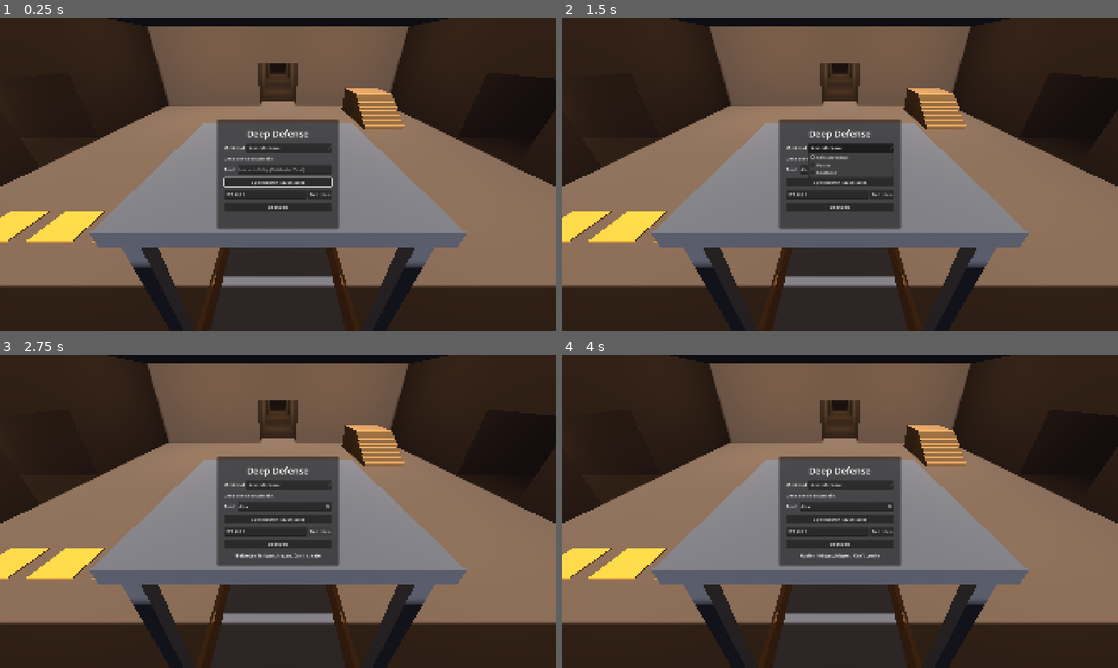
Above: before the commit, frames 1-4 (two rows, left to right).
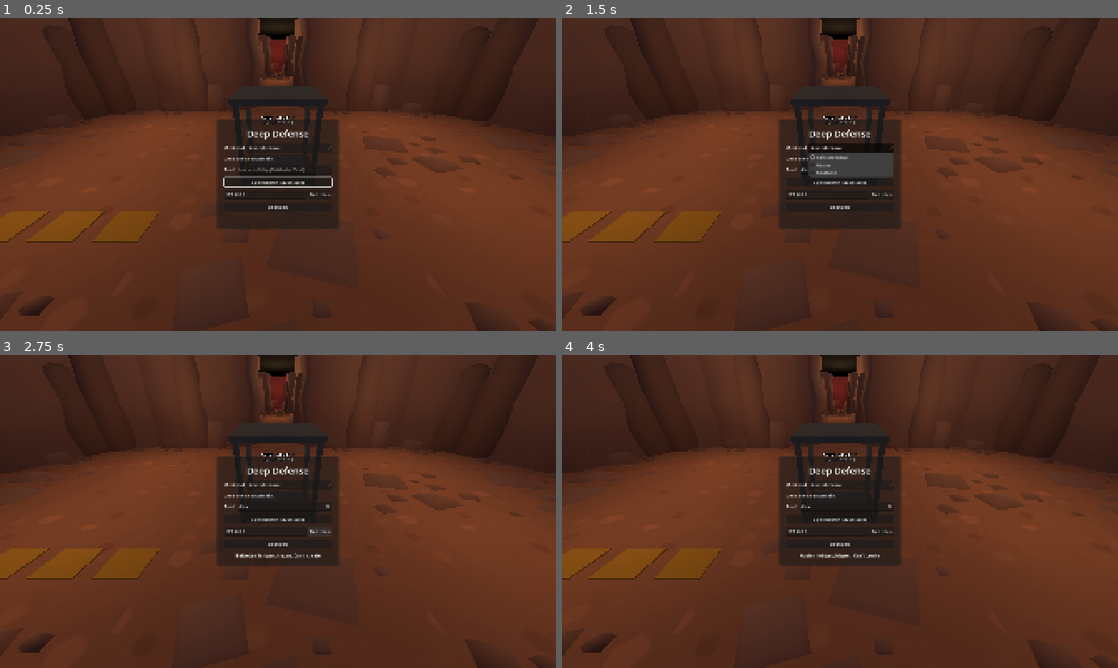
Above: after the commit, the same moments.

Repository: toxs1ck/deep-defense
Game: Godot game, scene res://scenes/Main.tscn
Two runs of this game, one before a commit and one after it. Both use one fixed random seed, a clock stepped at 60 frames per second and the inputs below.
Inputs (mouse positions are in pixels of both pictures, inside the frame that each line leads up to):
- Up to frame 1 (0.25 s): no input
- Up to frame 2 (1.5 s): click (845, 168) at 0.52 s; type "Alex" at 0.6 s; click "Kein Merkmal" at 1.25 s
- Up to frame 3 (2.75 s): click "Beitreten" at 2 s
- Up to frame 4 (4 s): click "Spiel hosten (auch solo)" at 2.75 s; move the mouse to (962, 495) at 3.52 s; hold R (build_rotate_right) from 3.53 s (still down); hold F (ready) from 3.53 s (still down); click (962, 495) at 3.67 s

The runs differ from the first frame. In frame 1, 83% of the frame differs, in the area x 0-100%, y 0-100%; in frame 2, 82%; in frame 3, 83%; in frame 4, 83%.

Commit message:
Höhlenmodule aus Kenneys Cave Kit und Kenney-Mine als Spielkarte
CaveModule erzeugt beim Laden die Kollision aus den Kit-Meshes und listet die
Ausgänge (Marker unter Exits, -Z zeigt hinaus) für den späteren Generator.
Module in doppelter Kit-Größe (Raster 8 m): ElevatorHall mit Aufzug und Shop,
OreRoom, OreRoomVariation, Corridor, CorridorCorner, CorridorJunction,
CorridorCross, OreNiche und EnemyNest. KenneyMine setzt sie von Hand zur
Testkarte zusammen (drei Äste, 23 Erzstellen, drei Eingänge) und ersetzt die
CSG-Testmine in Main. Eingangsnamen kommen bei Nestern vom Modul. Verirrte
.mtl-Datei aus data/enemies entfernt.

Co-Authored-By: Claude Opus 5.5 <noreply@anthropic.com>
Claude-Session: https://claude.ai/code/session_01GAyhZRLbDQ8opLecsSdQ6t

Diff:
--- a/scenes/Main.gd
+++ b/scenes/Main.gd
@@ -24,7 +24,8 @@
 @onready var _shop_manager: ShopManager = $ShopManager
 @onready var _ore_spawner: OreSpawner = $OreSpawner
 @onready var _deposits: Node3D = $Deposits
-@onready var _reroll_station: InteractableComponent = $World/ShopTerminal/InteractableComponent
+## Die Würfel-Station steckt je nach Karte in einem Modul (z. B. ElevatorHall), daher per Name gesucht.
+@onready var _reroll_station: InteractableComponent = $World.find_child("ShopTerminal", true, false).get_node(^"InteractableComponent") as InteractableComponent
 @onready var _navigation: NavigationBaker = $World/NavigationRegion3D
 @onready var _network_status: Label = $UI/NetworkStatus
 
--- a/scenes/Main.tscn
+++ b/scenes/Main.tscn
@@ -1,7 +1,7 @@
 [gd_scene load_steps=12 format=3]
 
 [ext_resource type="Script" path="res://scenes/Main.gd" id="1_main"]
-[ext_resource type="PackedScene" path="res://scenes/world/TestMine.tscn" id="2_room"]
+[ext_resource type="PackedScene" path="res://scenes/world/cave/KenneyMine.tscn" id="2_room"]
 [ext_resource type="PackedScene" path="res://scenes/ui/MainMenu.tscn" id="3_menu"]
 [ext_resource type="PackedScene" path="res://scenes/ui/HUD.tscn" id="4_hud"]
 [ext_resource type="PackedScene" path="res://scenes/ui/PauseMenu.tscn" id="5_pause"]
--- a/scenes/world/WaveSpawner.gd
+++ b/scenes/world/WaveSpawner.gd
@@ -21,6 +21,8 @@
 const SPAWN_GROUP: StringName = &"enemy_spawns"
 ## Namenspräfix der Eingangs-Marker; der Rest des Namens erscheint in der Vorschau (z. B. „EnemySpawnWest“ → „West“).
 const SPAWN_NAME_PREFIX: String = "EnemySpawn"
+## Heißt der Marker nur „EnemySpawn“ (wie im Höhlenmodul EnemyNest), kommt der Name vom Modul („NestWest“ → „West“).
+const NEST_NAME_PREFIX: String = "Nest"
 ## Zufälliger Versatz um den Eingang, damit Gegner nicht exakt aufeinander erscheinen.
 const SPAWN_JITTER: float = 1.0
 
@@ -113,11 +115,18 @@
 		enemy_names.append(enemy_data.display_name)
 	var entrance_names := PackedStringArray()
 	for point in _entrances:
-		entrance_names.append(String(point.name).trim_prefix(SPAWN_NAME_PREFIX))
+		entrance_names.append(_entrance_name(point))
 	_show_preview.rpc(enemy_names, entrance_names)
 
 
 @rpc("authority", "call_local", "reliable")
+func _entrance_name(point: Node3D) -> String:
+	var label := String(point.name).trim_prefix(SPAWN_NAME_PREFIX)
+	if label.is_empty() and point.get_parent() != null:
+		label = String(point.get_parent().name).trim_prefix(NEST_NAME_PREFIX)
+	return label
+
+
 func _show_preview(enemy_names: PackedStringArray, entrance_names: PackedStringArray) -> void:
 	preview_changed.emit(enemy_names, entrance_names)
 
--- /dev/null
+++ b/scenes/world/cave/CaveModule.gd
@@ -0,0 +1,65 @@
+class_name CaveModule
+extends Node3D
+## Baustein der Mine aus Kenneys Cave Kit (assets/kenney-cave-kit, CC0). Unter „Kit“ liegen die Modelle, doppelt so
+## groß wie im Kit: Ein Rasterfeld ist dort 4 m, hier 8 m, damit Gänge zu Spielfigur und Gegnern passen.
+## Dazu kommen Marker wie Erzstellen (ore_spawn_points), Gegner-Eingänge (enemy_spawns) und Lichter.
+## Ausgänge liegen als Marker3D unter „Exits“ auf der Modulkante, −Z zeigt aus dem Modul hinaus. Daran setzt später
+## der Kartengenerator die Module zusammen; in einer handgebauten Karte müssen sich die Ausgänge genau treffen.
+## Die Kit-Modelle haben keine Kollision. Das Modul erzeugt sie beim Laden aus den Meshes (Welt-Layer 1), damit
+## Spieler, Gegner, Kamera und das Navigationsnetz sie sehen.
+
+## Kantenlänge eines Rasterfelds in Metern.
+const CELL_SIZE: float = 8.0
+
+## Größe in Rasterfeldern (für den Generator).
+@export var footprint: Vector2i = Vector2i.ONE
+
+
+func _ready() -> void:
+	_build_collision()
+
+
+## Ausgänge des Moduls; −Z jedes Markers zeigt nach außen.
+func get_exits() -> Array[Marker3D]:
+	var exits: Array[Marker3D] = []
+	var parent := get_node_or_null(^"Exits")
+	if parent:
+		for child in parent.get_children():
+			if child is Marker3D:
+				exits.append(child as Marker3D)
+	return exits
+
+
+func _build_collision() -> void:
+	var kit := get_node_or_null(^"Kit")
+	if kit == null:
+		return
+	var body := StaticBody3D.new()
+	body.name = "KitCollision"
+	body.collision_layer = 1
+	body.collision_mask = 0
+	add_child(body)
+	var to_local := global_transform.affine_inverse()
+	for mesh_instance in _mesh_instances(kit):
+		# Skalierung in die Dreiecke übernehmen, die Form selbst bleibt unskaliert (verträgt die Physik besser).
+		var relative := to_local * mesh_instance.global_transform
+		var scale_basis := Basis.from_scale(relative.basis.get_scale())
+		var faces := mesh_instance.mesh.get_faces()
+		for i in faces.size():
+			faces[i] = scale_basis * faces[i]
+		var shape := ConcavePolygonShape3D.new()
+		shape.set_faces(faces)
+		shape.backface_collision = true
+		var collision := CollisionShape3D.new()
+		collision.shape = shape
+		collision.transform = Transform3D(relative.basis.orthonormalized(), relative.origin)
+		body.add_child(collision)
+
+
+func _mesh_instances(node: Node) -> Array[MeshInstance3D]:
+	var result: Array[MeshInstance3D] = []
+	if node is MeshInstance3D and (node as MeshInstance3D).mesh != null:
+		result.append(node as MeshInstance3D)
+	for child in node.get_children():
+		result.append_array(_mesh_instances(child))
+	return result
--- /dev/null
+++ b/scenes/world/cave/KenneyMine.tscn
@@ -0,0 +1,101 @@
+[gd_scene load_steps=11 format=3]
+
+[ext_resource type="Script" path="res://scenes/world/NavigationBaker.gd" id="1_nav"]
+[ext_resource type="PackedScene" path="res://scenes/world/cave/modules/ElevatorHall.tscn" id="m2_elevatorhall"]
+[ext_resource type="PackedScene" path="res://scenes/world/cave/modules/Corridor.tscn" id="m3_corridor"]
+[ext_resource type="PackedScene" path="res://scenes/world/cave/modules/CorridorJunction.tscn" id="m4_corridorjunction"]
+[ext_resource type="PackedScene" path="res://scenes/world/cave/modules/OreRoom.tscn" id="m5_oreroom"]
+[ext_resource type="PackedScene" path="res://scenes/world/cave/modules/OreRoomVariation.tscn" id="m6_oreroomvariation"]
+[ext_resource type="PackedScene" path="res://scenes/world/cave/modules/OreNiche.tscn" id="m7_oreniche"]
+[ext_resource type="PackedScene" path="res://scenes/world/cave/modules/EnemyNest.tscn" id="m8_enemynest"]
+
+[sub_resource type="StandardMaterial3D" id="StandardMaterial3D_ceiling"]
+albedo_color = Color(0.12, 0.1, 0.09, 1)
+
+[sub_resource type="NavigationMesh" id="NavigationMesh_mine"]
+geometry_parsed_geometry_type = 1
+geometry_collision_mask = 9
+geometry_source_geometry_mode = 1
+geometry_source_group_name = &"nav_source"
+cell_size = 0.25
+cell_height = 0.1
+agent_height = 1.0
+agent_radius = 0.5
+agent_max_climb = 0.2
+agent_max_slope = 45.0
+filter_baking_aabb = AABB(-72, -1, -64, 144, 7.5, 88)
+
+[node name="KenneyMine" type="Node3D" groups=["nav_source"]]
+
+[node name="ElevatorHall" parent="." instance=ExtResource("m2_elevatorhall")]
+transform = Transform3D(1, 0, 0, 0, 1, 0, 0, 0, 1, 0, 0, 0)
+
+[node name="HallNiche" parent="." instance=ExtResource("m7_oreniche")]
+transform = Transform3D(0, 0, 1, 0, 1, 0, -1, 0, 0, 0, 0, 16)
+
+[node name="WestCorridor" parent="." instance=ExtResource("m3_corridor")]
+transform = Transform3D(1, 0, 0, 0, 1, 0, 0, 0, 1, -24, 0, 0)
+
+[node name="WestRoom" parent="." instance=ExtResource("m5_oreroom")]
+transform = Transform3D(1, 0, 0, 0, 1, 0, 0, 0, 1, -40, 0, 0)
+
+[node name="WestNicheNorth" parent="." instance=ExtResource("m7_oreniche")]
+transform = Transform3D(0, 0, -1, 0, 1, 0, 1, 0, 0, -40, 0, -16)
+
+[node name="WestNicheSouth" parent="." instance=ExtResource("m7_oreniche")]
+transform = Transform3D(0, 0, 1, 0, 1, 0, -1, 0, 0, -40, 0, 16)
+
+[node name="WestCorridorDeep" parent="." instance=ExtResource("m3_corridor")]
+transform = Transform3D(1, 0, 0, 0, 1, 0, 0, 0, 1, -56, 0, 0)
+
+[node name="NestWest" parent="." instance=ExtResource("m8_enemynest")]
+transform = Transform3D(1, 0, 0, 0, 1, 0, 0, 0, 1, -64, 0, 0)
+
+[node name="EastJunction" parent="." instance=ExtResource("m4_corridorjunction")]
+transform = Transform3D(1, 0, 0, 0, 1, 0, 0, 0, 1, 24, 0, 0)
+
+[node name="EastJunctionNiche" parent="." instance=ExtResource("m7_oreniche")]
+transform = Transform3D(0, 0, -1, 0, 1, 0, 1, 0, 0, 24, 0, -8)
+
+[node name="EastRoom" parent="." instance=ExtResource("m6_oreroomvariation")]
+transform = Transform3D(1, 0, 0, 0, 1, 0, 0, 0, 1, 40, 0, 0)
+
+[node name="EastNicheNorth" parent="." instance=ExtResource("m7_oreniche")]
+transform = Transform3D(0, 0, -1, 0, 1, 0, 1, 0, 0, 40, 0, -16)
+
+[node name="EastNicheSouth" parent="." instance=ExtResource("m7_oreniche")]
+transform = Transform3D(0, 0, 1, 0, 1, 0, -1, 0, 0, 40, 0, 16)
+
+[node name="EastCorridorDeep" parent="." instance=ExtResource("m3_corridor")]
+transform = Transform3D(1, 0, 0, 0, 1, 0, 0, 0, 1, 56, 0, 0)
+
+[node name="NestEast" parent="." instance=ExtResource("m8_enemynest")]
+transform = Transform3D(-1, 0, 0, 0, 1, 0, 0, 0, -1, 64, 0, 0)
+
+[node name="NorthCorridor" parent="." instance=ExtResource("m3_corridor")]
+transform = Transform3D(0, 0, 1, 0, 1, 0, -1, 0, 0, 0, 0, -16)
+
+[node name="NorthRoom" parent="." instance=ExtResource("m5_oreroom")]
+transform = Transform3D(1, 0, 0, 0, 1, 0, 0, 0, 1, 0, 0, -32)
+
+[node name="NorthNicheWest" parent="." instance=ExtResource("m7_oreniche")]
+transform = Transform3D(1, 0, 0, 0, 1, 0, 0, 0, 1, -16, 0, -32)
+
+[node name="NorthNicheEast" parent="." instance=ExtResource("m7_oreniche")]
+transform = Transform3D(-1, 0, 0, 0, 1, 0, 0, 0, -1, 16, 0, -32)
+
+[node name="NorthCorridorDeep" parent="." instance=ExtResource("m3_corridor")]
+transform = Transform3D(0, 0, 1, 0, 1, 0, -1, 0, 0, 0, 0, -48)
+
+[node name="NestNorth" parent="." instance=ExtResource("m8_enemynest")]
+transform = Transform3D(0, 0, -1, 0, 1, 0, 1, 0, 0, 0, 0, -56)
+
+[node name="Ceiling" type="CSGBox3D" parent="." groups=["navigation_ignore"]]
+transform = Transform3D(1, 0, 0, 0, 1, 0, 0, 0, 1, 0, 9.2, -20)
+use_collision = true
+size = Vector3(150, 2, 100)
+material = SubResource("StandardMaterial3D_ceiling")
+
+[node name="NavigationRegion3D" type="NavigationRegion3D" parent="."]
+navigation_mesh = SubResource("NavigationMesh_mine")
+script = ExtResource("1_nav")
--- /dev/null
+++ b/scenes/world/cave/modules/Corridor.tscn
@@ -0,0 +1,28 @@
+[gd_scene load_steps=3 format=3]
+
+[ext_resource type="Script" path="res://scenes/world/cave/CaveModule.gd" id="1_module"]
+
+[ext_resource type="PackedScene" path="res://assets/kenney-cave-kit/GLB format/corridor.glb" id="2_kit"]
+
+[node name="Corridor" type="Node3D"]
+script = ExtResource("1_module")
+footprint = Vector2i(1, 1)
+
+[node name="Kit" type="Node3D" parent="."]
+
+[node name="Model" parent="Kit" instance=ExtResource("2_kit")]
+transform = Transform3D(2, 0, 0, 0, 2, 0, 0, 0, 2, 0, 0, 0)
+
+[node name="Exits" type="Node3D" parent="."]
+
+[node name="ExitNegX" type="Marker3D" parent="Exits"]
+transform = Transform3D(0, 0, 1, 0, 1, 0, -1, 0, 0, -4, 0, 0)
+
+[node name="ExitPosX" type="Marker3D" parent="Exits"]
+transform = Transform3D(0, 0, -1, 0, 1, 0, 1, 0, 0, 4, 0, 0)
+
+[node name="Light1" type="OmniLight3D" parent="."]
+transform = Transform3D(1, 0, 0, 0, 1, 0, 0, 0, 1, 0, 6, 0)
+light_color = Color(1, 0.82, 0.6, 1)
+light_energy = 1
+omni_range = 10
--- /dev/null
+++ b/scenes/world/cave/modules/CorridorCorner.tscn
@@ -0,0 +1,28 @@
+[gd_scene load_steps=3 format=3]
+
+[ext_resource type="Script" path="res://scenes/world/cave/CaveModule.gd" id="1_module"]
+
+[ext_resource type="PackedScene" path="res://assets/kenney-cave-kit/GLB format/corridor-corner.glb" id="2_kit"]
+
+[node name="CorridorCorner" type="Node3D"]
+script = ExtResource("1_module")
+footprint = Vector2i(1, 1)
+
+[node name="Kit" type="Node3D" parent="."]
+
+[node name="Model" parent="Kit" instance=ExtResource("2_kit")]
+transform = Transform3D(2, 0, 0, 0, 2, 0, 0, 0, 2, 0, 0, 0)
+
+[node name="Exits" type="Node3D" parent="."]
+
+[node name="ExitNegX" type="Marker3D" parent="Exits"]
+transform = Transform3D(0, 0, 1, 0, 1, 0, -1, 0, 0, -4, 0, 0)
+
+[node name="ExitNegZ" type="Marker3D" parent="Exits"]
+transform = Transform3D(1, 0, 0, 0, 1, 0, 0, 0, 1, 0, 0, -4)
+
+[node name="Light1" type="OmniLight3D" parent="."]
+transform = Transform3D(1, 0, 0, 0, 1, 0, 0, 0, 1, 0, 6, 0)
+light_color = Color(1, 0.82, 0.6, 1)
+light_energy = 1
+omni_range = 10
--- /dev/null
+++ b/scenes/world/cave/modules/CorridorCross.tscn
@@ -0,0 +1,34 @@
+[gd_scene load_steps=3 format=3]
+
+[ext_resource type="Script" path="res://scenes/world/cave/CaveModule.gd" id="1_module"]
+
+[ext_resource type="PackedScene" path="res://assets/kenney-cave-kit/GLB format/corridor-intersection.glb" id="2_kit"]
+
+[node name="CorridorCross" type="Node3D"]
+script = ExtResource("1_module")
+footprint = Vector2i(1, 1)
+
+[node name="Kit" type="Node3D" parent="."]
+
+[node name="Model" parent="Kit" instance=ExtResource("2_kit")]
+transform = Transform3D(2, 0, 0, 0, 2, 0, 0, 0, 2, 0, 0, 0)
+
+[node name="Exits" type="Node3D" parent="."]
+
+[node name="ExitNegX" type="Marker3D" parent="Exits"]
+transform = Transform3D(0, 0, 1, 0, 1, 0, -1, 0, 0, -4, 0, 0)
+
+[node name="ExitPosX" type="Marker3D" parent="Exits"]
+transform = Transform3D(0, 0, -1, 0, 1, 0, 1, 0, 0, 4, 0, 0)
+
+[node name="ExitNegZ" type="Marker3D" parent="Exits"]
+transform = Transform3D(1, 0, 0, 0, 1, 0, 0, 0, 1, 0, 0, -4)
+
+[node name="ExitPosZ" type="Marker3D" parent="Exits"]
+transform = Transform3D(-1, 0, 0, 0, 1, 0, 0, 0, -1, 0, 0, 4)
+
+[node name="Light1" type="OmniLight3D" parent="."]
+transform = Transform3D(1, 0, 0, 0, 1, 0, 0, 0, 1, 0, 6, 0)
+light_color = Color(1, 0.82, 0.6, 1)
+light_energy = 1
+omni_range = 10
--- /dev/null
+++ b/scenes/world/cave/modules/CorridorJunction.tscn
@@ -0,0 +1,31 @@
+[gd_scene load_steps=3 format=3]
+
+[ext_resource type="Script" path="res://scenes/world/cave/CaveModule.gd" id="1_module"]
+
+[ext_resource type="PackedScene" path="res://assets/kenney-cave-kit/GLB format/corridor-junction.glb" id="2_kit"]
+
+[node name="CorridorJunction" type="Node3D"]
+script = ExtResource("1_module")
+footprint = Vector2i(1, 1)
+
+[node name="Kit" type="Node3D" parent="."]
+
+[node name="Model" parent="Kit" instance=ExtResource("2_kit")]
+transform = Transform3D(2, 0, 0, 0, 2, 0, 0, 0, 2, 0, 0, 0)
+
+[node name="Exits" type="Node3D" parent="."]
+
+[node name="ExitNegX" type="Marker3D" parent="Exits"]
+transform = Transform3D(0, 0, 1, 0, 1, 0, -1, 0, 0, -4, 0, 0)
+
+[node name="ExitPosX" type="Marker3D" parent="Exits"]
+transform = Transform3D(0, 0, -1, 0, 1, 0, 1, 0, 0, 4, 0, 0)
+
+[node name="ExitNegZ" type="Marker3D" parent="Exits"]
+transform = Transform3D(1, 0, 0, 0, 1, 0, 0, 0, 1, 0, 0, -4)
+
+[node name="Light1" type="OmniLight3D" parent="."]
+transform = Transform3D(1, 0, 0, 0, 1, 0, 0, 0, 1, 0, 6, 0)
+light_color = Color(1, 0.82, 0.6, 1)
+light_energy = 1
+omni_range = 10
--- /dev/null
+++ b/scenes/world/cave/modules/ElevatorHall.tscn
@@ -0,0 +1,92 @@
+[gd_scene load_steps=6 format=3]
+
+[ext_resource type="Script" path="res://scenes/world/cave/CaveModule.gd" id="1_module"]
+
+[ext_resource type="PackedScene" path="res://assets/kenney-cave-kit/GLB format/room-wide.glb" id="2_kit"]
+
+[ext_resource type="PackedScene" path="res://scenes/world/Elevator.tscn" id="3_elevator"]
+
+[ext_resource type="PackedScene" path="res://scenes/world/ShopTerminal.tscn" id="4_shop"]
+
+
+[sub_resource type="StandardMaterial3D" id="StandardMaterial3D_shop_pad"]
+albedo_color = Color(0.85, 0.6, 0.2, 1)
+
+[node name="ElevatorHall" type="Node3D"]
+script = ExtResource("1_module")
+footprint = Vector2i(5, 3)
+
+[node name="Kit" type="Node3D" parent="."]
+
+[node name="Model" parent="Kit" instance=ExtResource("2_kit")]
+transform = Transform3D(2, 0, 0, 0, 2, 0, 0, 0, 2, 0, 0, 0)
+
+[node name="Exits" type="Node3D" parent="."]
+
+[node name="ExitNegX" type="Marker3D" parent="Exits"]
+transform = Transform3D(0, 0, 1, 0, 1, 0, -1, 0, 0, -20, 0, 0)
+
+[node name="ExitPosX" type="Marker3D" parent="Exits"]
+transform = Transform3D(0, 0, -1, 0, 1, 0, 1, 0, 0, 20, 0, 0)
+
+[node name="ExitNegZ" type="Marker3D" parent="Exits"]
+transform = Transform3D(1, 0, 0, 0, 1, 0, 0, 0, 1, 0, 0, -12)
+
+[node name="ExitPosZ" type="Marker3D" parent="Exits"]
+transform = Transform3D(-1, 0, 0, 0, 1, 0, 0, 0, -1, 0, 0, 12)
+
+[node name="OreSpot1" type="Marker3D" parent="." groups=["ore_spawn_points"]]
+transform = Transform3D(1, 0, 0, 0, 1, 0, 0, 0, 1, 14, 0, -6)
+
+[node name="OreSpot2" type="Marker3D" parent="." groups=["ore_spawn_points"]]
+transform = Transform3D(1, 0, 0, 0, 1, 0, 0, 0, 1, 14, 0, 6)
+
+[node name="Light1" type="OmniLight3D" parent="."]
+transform = Transform3D(1, 0, 0, 0, 1, 0, 0, 0, 1, -8, 6, -4)
+light_color = Color(1, 0.82, 0.6, 1)
+light_energy = 1.4
+omni_range = 16
+
+[node name="Light2" type="OmniLight3D" parent="."]
+transform = Transform3D(1, 0, 0, 0, 1, 0, 0, 0, 1, 8, 6, -4)
+light_color = Color(1, 0.82, 0.6, 1)
+light_energy = 1.4
+omni_range = 16
+
+[node name="Light3" type="OmniLight3D" parent="."]
+transform = Transform3D(1, 0, 0, 0, 1, 0, 0, 0, 1, -8, 6, 5)
+light_color = Color(1, 0.82, 0.6, 1)
+light_energy = 1.4
+omni_range = 16
+
+[node name="Light4" type="OmniLight3D" parent="."]
+transform = Transform3D(1, 0, 0, 0, 1, 0, 0, 0, 1, 8, 6, 5)
+light_color = Color(1, 0.82, 0.6, 1)
+light_energy = 1.4
+omni_range = 16
+
+[node name="Elevator" parent="." instance=ExtResource("3_elevator")]
+transform = Transform3D(1, 0, 0, 0, 1, 0, 0, 0, 1, 0, 0, 2)
+
+[node name="ShopTerminal" parent="." instance=ExtResource("4_shop")]
+transform = Transform3D(1, 0, 0, 0, 1, 0, 0, 0, 1, -13, 0, 6)
+
+[node name="ShopPad1" type="CSGBox3D" parent="." groups=["shop_pads"]]
+transform = Transform3D(1, 0, 0, 0, 1, 0, 0, 0, 1, -11, 0.02, 6)
+size = Vector3(1.4, 0.04, 1.4)
+material = SubResource("StandardMaterial3D_shop_pad")
+
+[node name="ShopPad2" type="CSGBox3D" parent="." groups=["shop_pads"]]
+transform = Transform3D(1, 0, 0, 0, 1, 0, 0, 0, 1, -9, 0.02, 6)
+size = Vector3(1.4, 0.04, 1.4)
+material = SubResource("StandardMaterial3D_shop_pad")
+
+[node name="ShopPad3" type="CSGBox3D" parent="." groups=["shop_pads"]]
+transform = Transform3D(1, 0, 0, 0, 1, 0, 0, 0, 1, -7, 0.02, 6)
+size = Vector3(1.4, 0.04, 1.4)
+material = SubResource("StandardMaterial3D_shop_pad")
+
+[node name="ShopPad4" type="CSGBox3D" parent="." groups=["shop_pads"]]
+transform = Transform3D(1, 0, 0, 0, 1, 0, 0, 0, 1, -5, 0.02, 6)
+size = Vector3(1.4, 0.04, 1.4)
+material = SubResource("StandardMaterial3D_shop_pad")
--- /dev/null
+++ b/scenes/world/cave/modules/EnemyNest.tscn
@@ -0,0 +1,28 @@
+[gd_scene load_steps=3 format=3]
+
+[ext_resource type="Script" path="res://scenes/world/cave/CaveModule.gd" id="1_module"]
+
+[ext_resource type="PackedScene" path="res://assets/kenney-cave-kit/GLB format/corridor-end.glb" id="2_kit"]
+
+[node name="EnemyNest" type="Node3D"]
+script = ExtResource("1_module")
+footprint = Vector2i(1, 1)
+
+[node name="Kit" type="Node3D" parent="."]
+
+[node name="Model" parent="Kit" instance=ExtResource("2_kit")]
+transform = Transform3D(2, 0, 0, 0, 2, 0, 0, 0, 2, 0, 0, 0)
+
+[node name="Exits" type="Node3D" parent="."]
+
+[node name="ExitPosX" type="Marker3D" parent="Exits"]
+transform = Transform3D(0, 0, -1, 0, 1, 0, 1, 0, 0, 4, 0, 0)
+
+[node name="EnemySpawn" type="Marker3D" parent="." groups=["enemy_spawns"]]
+transform = Transform3D(1, 0, 0, 0, 1, 0, 0, 0, 1, 1, 0, 0)
+
+[node name="Light1" type="OmniLight3D" parent="."]
+transform = Transform3D(1, 0, 0, 0, 1, 0, 0, 0, 1, 1, 5, 0)
+light_color = Color(1, 0.35, 0.25, 1)
+light_energy = 1.1
+omni_range = 9
--- /dev/null
+++ b/scenes/world/cave/modules/OreNiche.tscn
@@ -0,0 +1,28 @@
+[gd_scene load_steps=3 format=3]
+
+[ext_resource type="Script" path="res://scenes/world/cave/CaveModule.gd" id="1_module"]
+
+[ext_resource type="PackedScene" path="res://assets/kenney-cave-kit/GLB format/corridor-end.glb" id="2_kit"]
+
+[node name="OreNiche" type="Node3D"]
+script = ExtResource("1_module")
+footprint = Vector2i(1, 1)
+
+[node name="Kit" type="Node3D" parent="."]
+
+[node name="Model" parent="Kit" instance=ExtResource("2_kit")]
+transform = Transform3D(2, 0, 0, 0, 2, 0, 0, 0, 2, 0, 0, 0)
+
+[node name="Exits" type="Node3D" parent="."]
+
+[node name="ExitPosX" type="Marker3D" parent="Exits"]
+transform = Transform3D(0, 0, -1, 0, 1, 0, 1, 0, 0, 4, 0, 0)
+
+[node name="OreSpot1" type="Marker3D" parent="." groups=["ore_spawn_points"]]
+transform = Transform3D(1, 0, 0, 0, 1, 0, 0, 0, 1, 0.6, 0, 0)
+
+[node name="Light1" type="OmniLight3D" parent="."]
+transform = Transform3D(1, 0, 0, 0, 1, 0, 0, 0, 1, 1.5, 6, 0)
+light_color = Color(1, 0.82, 0.6, 1)
+light_energy = 0.8
+omni_range = 8
--- /dev/null
+++ b/scenes/world/cave/modules/OreRoom.tscn
@@ -0,0 +1,46 @@
+[gd_scene load_steps=3 format=3]
+
+[ext_resource type="Script" path="res://scenes/world/cave/CaveModule.gd" id="1_module"]
+
+[ext_resource type="PackedScene" path="res://assets/kenney-cave-kit/GLB format/room-small.glb" id="2_kit"]
+
+[node name="OreRoom" type="Node3D"]
+script = ExtResource("1_module")
+footprint = Vector2i(3, 3)
+
+[node name="Kit" type="Node3D" parent="."]
+
+[node name="Model" parent="Kit" instance=ExtResource("2_kit")]
+transform = Transform3D(2, 0, 0, 0, 2, 0, 0, 0, 2, 0, 0, 0)
+
+[node name="Exits" type="Node3D" parent="."]
+
+[node name="ExitNegX" type="Marker3D" parent="Exits"]
+transform = Transform3D(0, 0, 1, 0, 1, 0, -1, 0, 0, -12, 0, 0)
+
+[node name="ExitPosX" type="Marker3D" parent="Exits"]
+transform = Transform3D(0, 0, -1, 0, 1, 0, 1, 0, 0, 12, 0, 0)
+
+[node name="ExitNegZ" type="Marker3D" parent="Exits"]
+transform = Transform3D(1, 0, 0, 0, 1, 0, 0, 0, 1, 0, 0, -12)
+
+[node name="ExitPosZ" type="Marker3D" parent="Exits"]
+transform = Transform3D(-1, 0, 0, 0, 1, 0, 0, 0, -1, 0, 0, 12)
+
+[node name="OreSpot1" type="Marker3D" parent="." groups=["ore_spawn_points"]]
+transform = Transform3D(1, 0, 0, 0, 1, 0, 0, 0, 1, 6, 0, 6)
+
+[node name="OreSpot2" type="Marker3D" parent="." groups=["ore_spawn_points"]]
+transform = Transform3D(1, 0, 0, 0, 1, 0, 0, 0, 1, -6, 0, 6)
+
+[node name="OreSpot3" type="Marker3D" parent="." groups=["ore_spawn_points"]]
+transform = Transform3D(1, 0, 0, 0, 1, 0, 0, 0, 1, 6, 0, -6)
+
+[node name="OreSpot4" type="Marker3D" parent="." groups=["ore_spawn_points"]]
+transform = Transform3D(1, 0, 0, 0, 1, 0, 0, 0, 1, -6, 0, -6)
+
+[node name="Light1" type="OmniLight3D" parent="."]
+transform = Transform3D(1, 0, 0, 0, 1, 0, 0, 0, 1, 0, 6, 0)
+light_color = Color(1, 0.82, 0.6, 1)
+light_energy = 1.4
+omni_range = 16
--- /dev/null
+++ b/scenes/world/cave/modules/OreRoomVariation.tscn
@@ -0,0 +1,43 @@
+[gd_scene load_steps=3 format=3]
+
+[ext_resource type="Script" path="res://scenes/world/cave/CaveModule.gd" id="1_module"]
+
+[ext_resource type="PackedScene" path="res://assets/kenney-cave-kit/GLB format/room-small-variation.glb" id="2_kit"]
+
+[node name="OreRoomVariation" type="Node3D"]
+script = ExtResource("1_module")
+footprint = Vector2i(3, 3)
+
+[node name="Kit" type="Node3D" parent="."]
+
+[node name="Model" parent="Kit" instance=ExtResource("2_kit")]
+transform = Transform3D(2, 0, 0, 0, 2, 0, 0, 0, 2, 0, 0, 0)
+
+[node name="Exits" type="Node3D" parent="."]
+
+[node name="ExitNegX" type="Marker3D" parent="Exits"]
+transform = Transform3D(0, 0, 1, 0, 1, 0, -1, 0, 0, -12, 0, 0)
+
+[node name="ExitPosX" type="Marker3D" parent="Exits"]
+transform = Transform3D(0, 0, -1, 0, 1, 0, 1, 0, 0, 12, 0, 0)
+
+[node name="ExitNegZ" type="Marker3D" parent="Exits"]
+transform = Transform3D(1, 0, 0, 0, 1, 0, 0, 0, 1, 0, 0, -12)
+
+[node name="ExitPosZ" type="Marker3D" parent="Exits"]
+transform = Transform3D(-1, 0, 0, 0, 1, 0, 0, 0, -1, 0, 0, 12)
+
+[node name="OreSpot1" type="Marker3D" parent="." groups=["ore_spawn_points"]]
+transform = Transform3D(1, 0, 0, 0, 1, 0, 0, 0, 1, 8, 0, -4)
+
+[node name="OreSpot2" type="Marker3D" parent="." groups=["ore_spawn_points"]]
+transform = Transform3D(1, 0, 0, 0, 1, 0, 0, 0, 1, -8, 0, 4)
+
+[node name="OreSpot3" type="Marker3D" parent="." groups=["ore_spawn_points"]]
+transform = Transform3D(1, 0, 0, 0, 1, 0, 0, 0, 1, -4, 0, 8)
+
+[node name="Light1" type="OmniLight3D" parent="."]
+transform = Transform3D(1, 0, 0, 0, 1, 0, 0, 0, 1, 0, 6, 0)
+light_color = Color(1, 0.82, 0.6, 1)
+light_energy = 1.4
+omni_range = 16
Not shown, removed: data/enemies/corridor-wide-end.mtl
